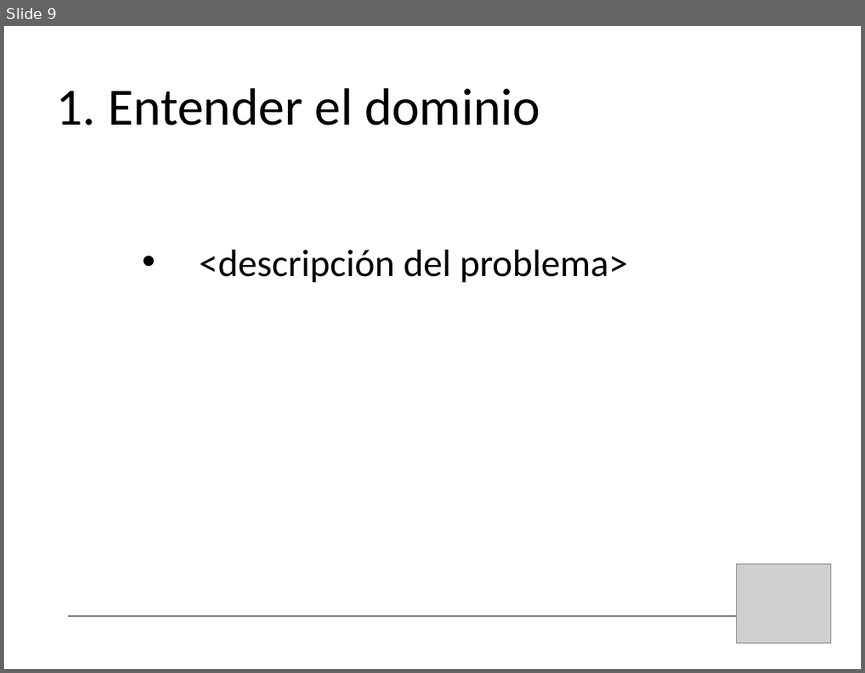
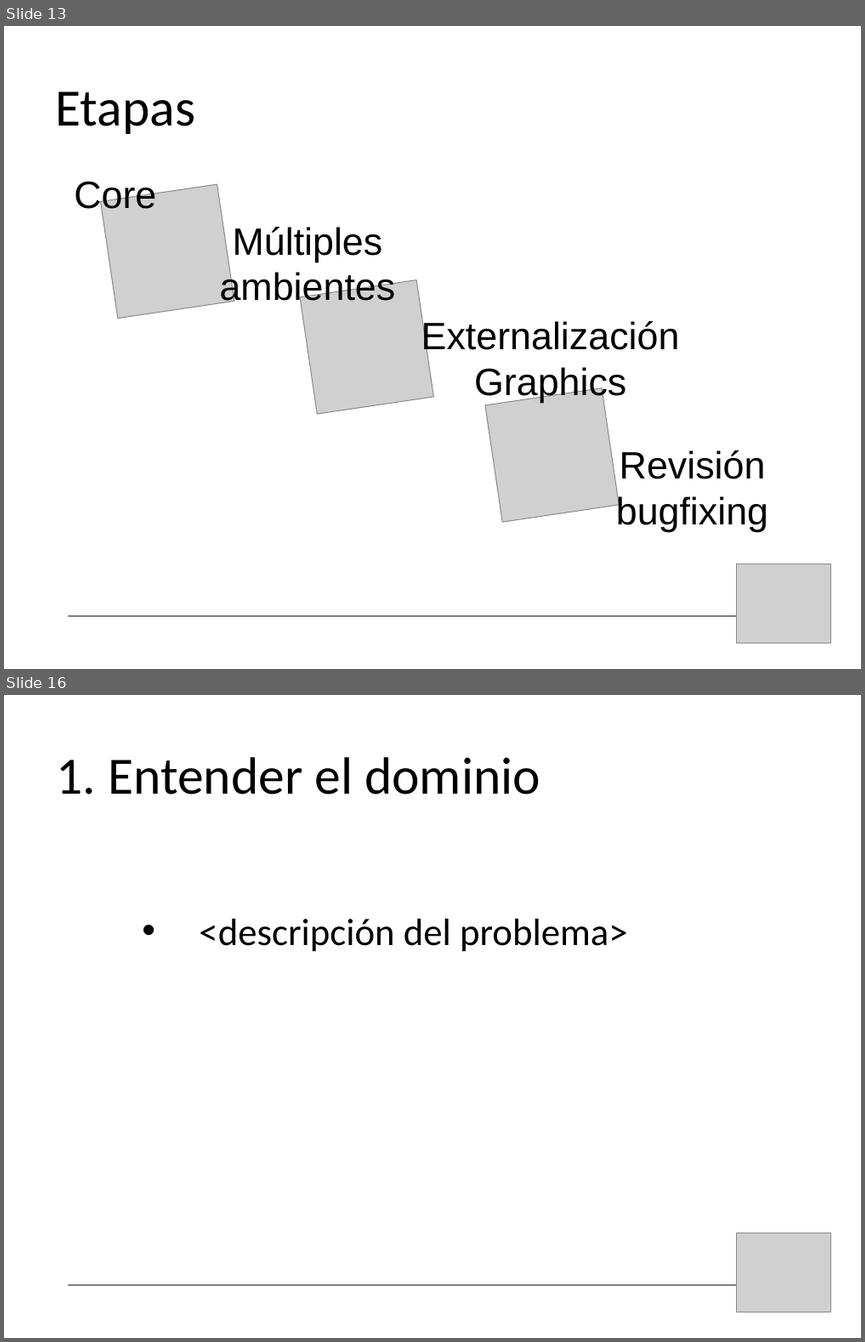
Before and after one commit to bossiernesto/objectbrowserpharo, a slide deck: docs/LOOP-demo-final.ppt. Shown one above the other, each under a label of ours: slide 9 before the commit, slides 13 and 16 after it; the slides between them are not shown. The pictures are 865x673 and 865x1342 pixels, drawn with LibreOffice and Linux fonts; fonts in the diff are those of the drawing; grey boxes stand for pictures. Boxes give left, top, right and bottom in pixels: in the first picture for what was removed or moved away, otherwise in the second. Text is boxed around its words. In the diff, an @@ line names an element or a change of style, - is before the commit and + after.

```diff
--- a/docs/LOOP-demo-final.ppt
+++ b/docs/LOOP-demo-final.ppt
@@ slide 13 added at [4,26,861,669], background #FFFFFF @@
@@ title added at [55,91,195,134], 44 pt, text #000000 @@
+Etapas
@@ text added at [74,181,156,216], 32 pt, text #000000 @@
+Core
@@ picture added at [101,184,234,318] @@
@@ text added at [220,227,396,307], 32 pt, text #000000 @@
+Múltiples ambientes
@@ picture added at [300,280,434,414] @@
@@ text added at [399,307,703,408], 32 pt, text #000000 @@
+ExternalizaciónGraphics
@@ picture added at [485,388,619,522] @@
@@ text added at [616,450,768,532], 32 pt, text #000000 @@
+Revisión bugfixing
@@ picture added at [736,563,830,643] @@
@@ line added from (69, 616) to (783, 616), #000000 0.74 pt @@
@@ what was slide 9 is now slide 16 @@
```
Also in this commit, not shown: 8 slides changed, 7 other slides added.
